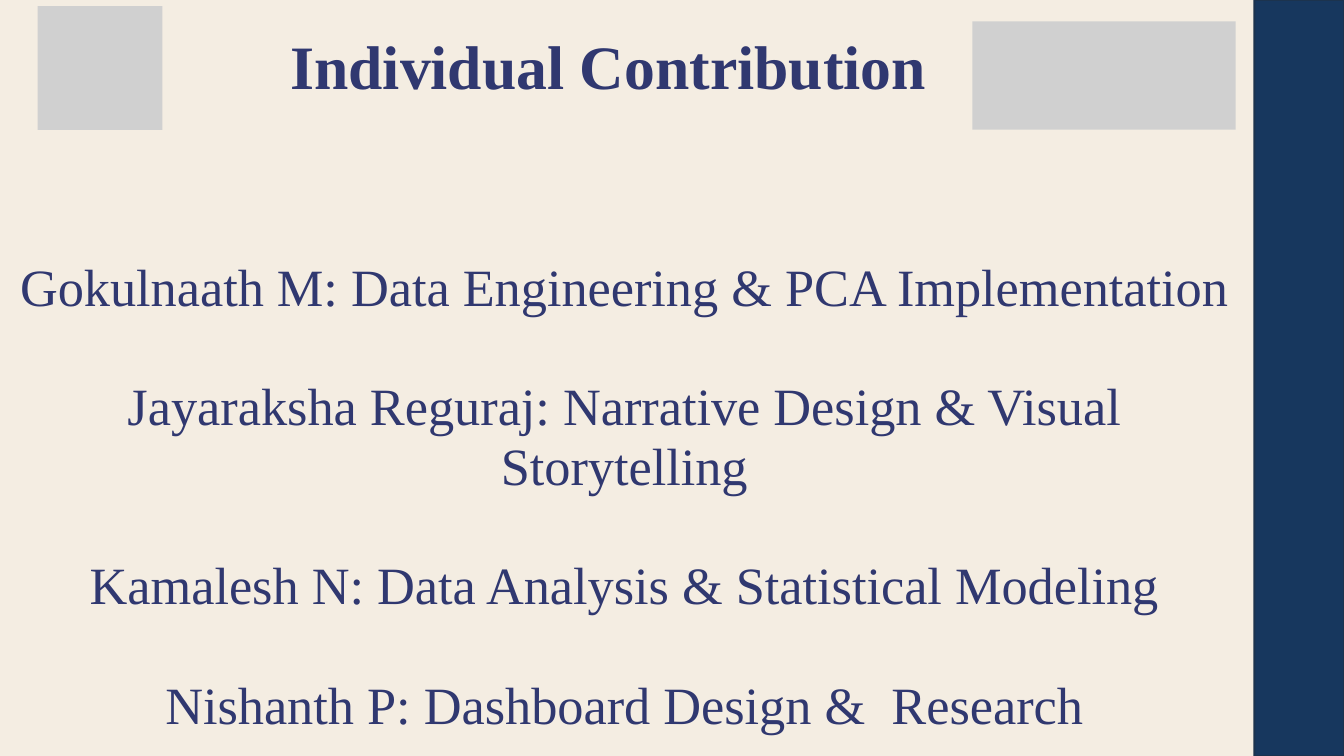
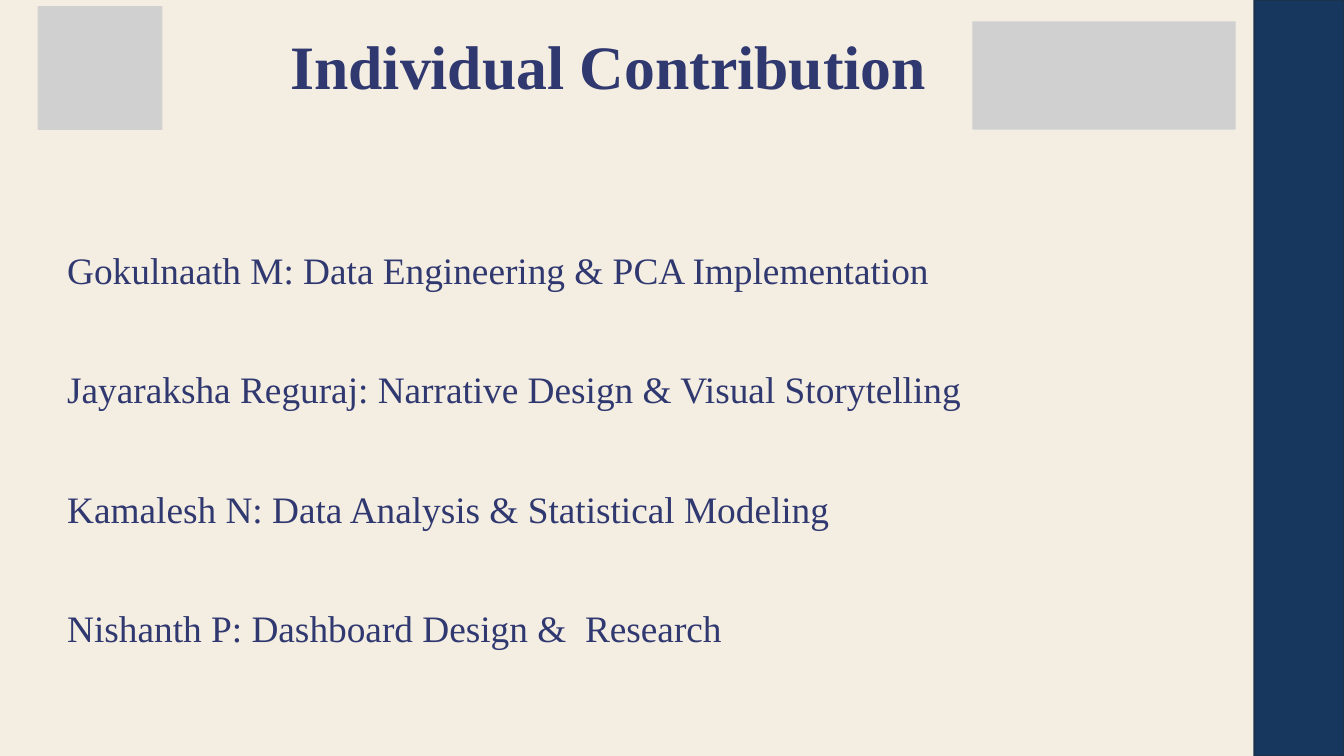
Before and after one commit to 24BAD405-Nishanth/24ADI204_DSV_Team14, a slide deck: slide 19 of FinalPresentation/Team-14-DSV.pptx. Drawn at 1344x756 pixels with LibreOffice and Linux fonts; fonts in the diff are those of the drawing; grey boxes stand for pictures. Boxes give left, top, right and bottom in pixels: in the first picture for what was removed or moved away, otherwise in the second. Text is boxed around its words. In the diff, an @@ line names an element or a change of style, - is before the commit and + after.

```diff
--- a/FinalPresentation/Team-14-DSV.pptx
+++ b/FinalPresentation/Team-14-DSV.pptx
@@ text "Gokulnaath M: Data Engineering & ...": place and size @@
-text "Gokulnaath M: Data Engineering & ..." at bbox=[20, 269, 1228, 735]
+text "Gokulnaath M: Data Engineering & ..." at bbox=[67, 258, 961, 649]
@@ text "Gokulnaath M: Data Engineering & ..." at bbox=[67, 258, 961, 649]: size 56.1 to 40 pt; alignment centre to justified @@
```
Also in this commit, not shown: 16 other slides changed.
